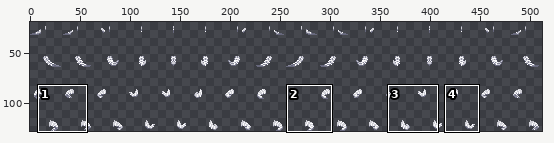
Edited in one commit: sprite sheet (Resources/Textures/Mobs/Customization/reptilian_parts.rsi/tail_ltiger_wagging.png). The first picture is a wide view before the edit; the outline marks the close-up.
Close-up. First the earlier version:
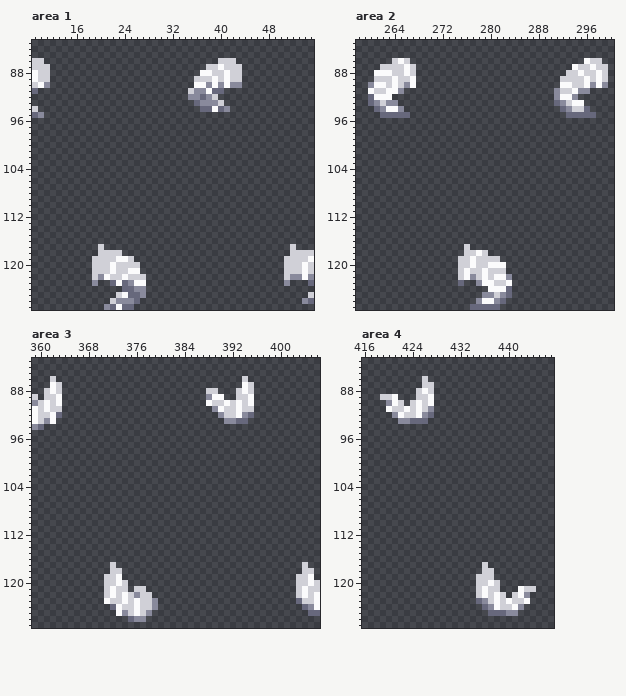
The file is 512x128 pixels. Pixels under 10% opacity are left out. Colours within 5 levels of each other are drawn and written as one. Shown: area 1: x 9..55, y 83..127; area 2: x 258..300, y 83..127; area 3: x 359..406, y 83..127; area 4: x 416..447, y 83..127. The wide view leaves out empty margins. The commit also changed other parts of the picture, which this record leaves out.
After the commit:
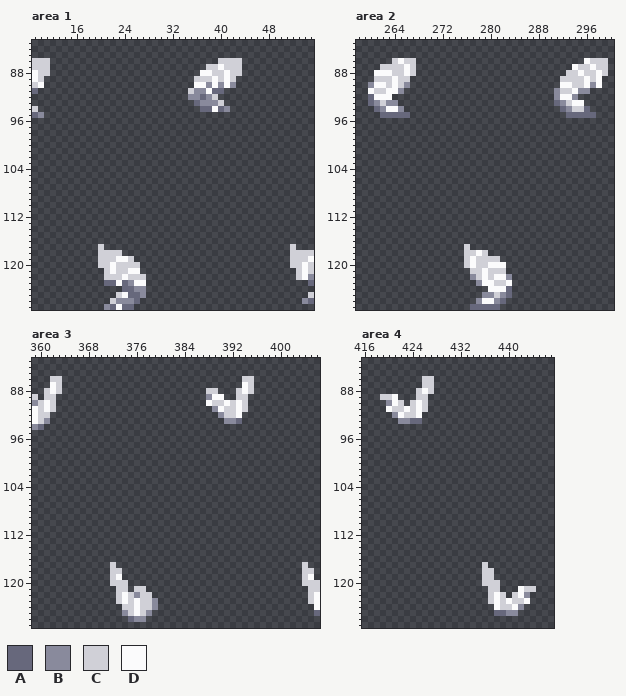
Palette (. is transparent): A #67687c  B #898a9c  C #d0d0d7  D #fbfbfc
The edit:
Changed rows in their new state; - is an unchanged pixel.
Area 1:
first column x 11:
 86 C-------------------------------C
 89 .-------------------------------.
 90 .-------------------------------.
first column x 19:
119 .-------------------------------.--
120 .-------------------------------.--
121 ..------------------------------..-
122 ..C-----------------------------..C
123 .-A-----------------------------.--
Area 2:
first column x 267:
 86 C-------------------------------C
 89 .-------------------------------.
 90 .-------------------------------.
first column x 275:
119 .-
120 .-
121 ..
122 ..
123 .-
Area 3:
first column x 362:
 86 -C-------------------------------C
 89 -.-------------------------------.
 90 -.-------------------------------.
 91 -.-------------------------------.
 92 ..------------------------------..
 93 .-------------------------------.-
first column x 371:
119 .-------------------------------.--
120 .-C-----------------------------.-C
121 ..------------------------------..-
122 ..------------------------------..-
123 ..------------------------------..-
124 -..------------------------------..
125 --.-------------------------------.
Area 4:
first column x 426:
 86 -C
 89 -.
 90 -.
 91 -.
 92 ..
 93 .-
first column x 435:
119 .--
120 .-C
121 ..-
122 ..-
123 ..-
124 -..
125 --.
